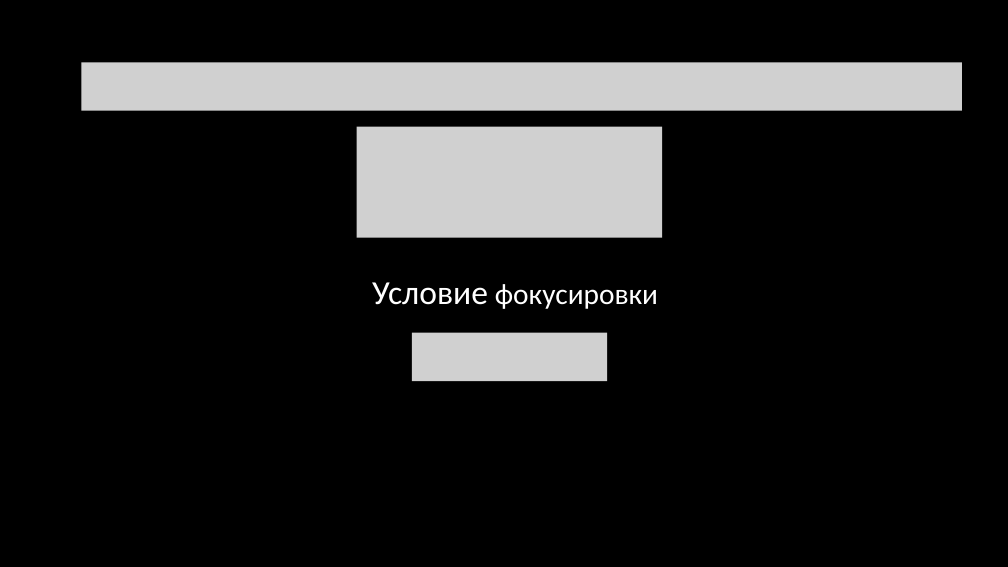
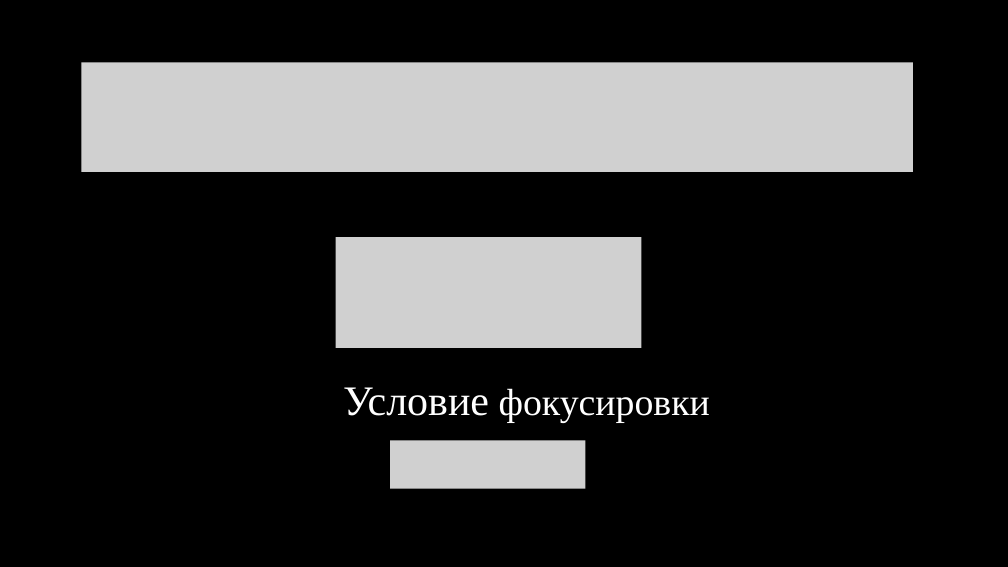
Before and after one commit to KondratovichMaxim/sciense, a slide deck: slide 7 of создания идеальной линзы.pptx (slide 4 before the commit). Drawn at 1008x567 pixels with LibreOffice and Linux fonts; fonts in the diff are those of the drawing; grey boxes stand for pictures; background and template pictures are left out. Boxes give left, top, right and bottom in pixels: in the first picture for what was removed or moved away, otherwise in the second. Text is boxed around its words. In the diff, an @@ line names an element or a change of style, - is before the commit and + after.

```diff
--- a/создания идеальной линзы.pptx
+++ b/создания идеальной линзы.pptx
@@ picture: place and size @@
-picture at <box>82,63,963,111</box>
+picture at <box>82,63,913,172</box>
@@ picture removed at <box>357,126,662,237</box> @@
@@ picture added at <box>336,237,641,349</box> @@
@@ picture removed at <box>412,333,607,381</box> @@
@@ text "Условие фокусировки": place and size @@
-text "Условие фокусировки" at <box>372,282,658,309</box>
+text "Условие фокусировки" at <box>343,387,710,423</box>
@@ text "Условие фокусировки" at <box>343,387,710,423</box>: size 32 to 40 pt in "Условие"; size 28 to 36 pt in "фокусировки"; font Calibri to Times New Roman @@
@@ picture added at <box>390,441,585,489</box> @@
```
Also in this commit, not shown: 17 other slides changed, 6 slides added, 3 slides removed.
